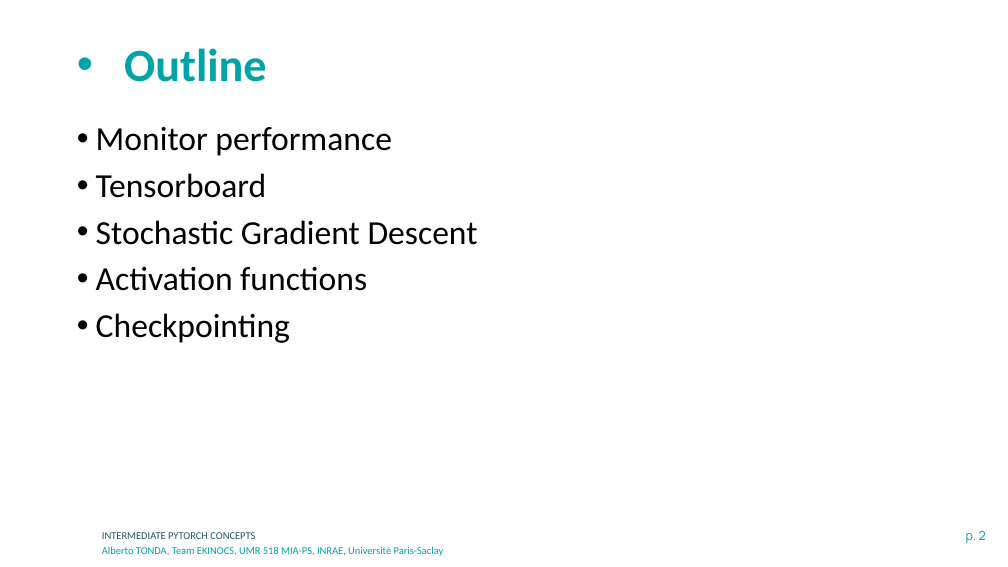
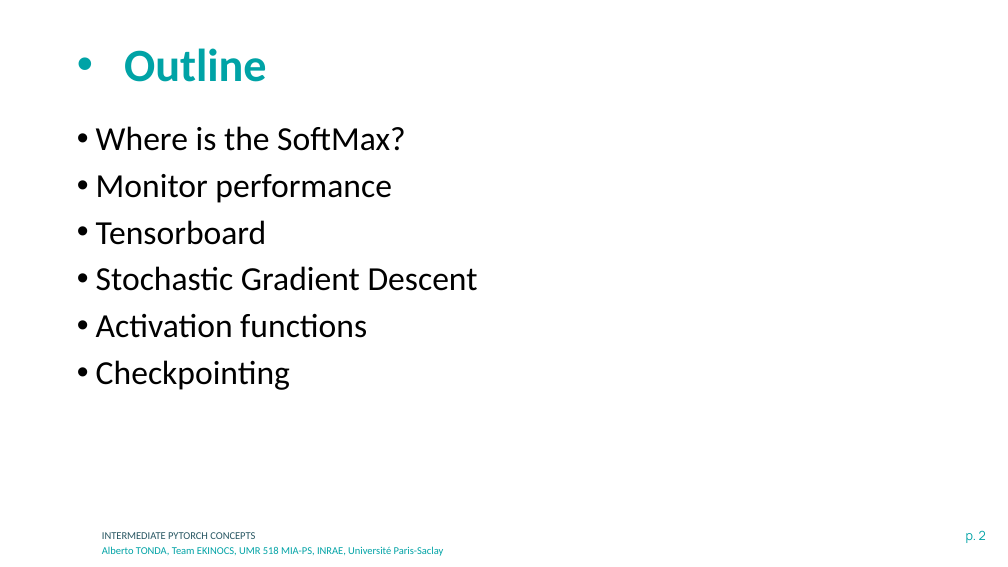
Before and after one commit to albertotonda/teaching, a slide deck: slide 2 of deep-learning-in-practice-with-pytorch/1-intermediate-pytorch.pptx. Drawn at 1008x567 pixels with LibreOffice and Linux fonts; fonts in the diff are those of the drawing; background and template pictures are left out. Boxes give left, top, right and bottom in pixels: in the first picture for what was removed or moved away, otherwise in the second. Text is boxed around its words. In the diff, an @@ line names an element or a change of style, - is before the commit and + after.

```diff
--- a/deep-learning-in-practice-with-pytorch/1-intermediate-pytorch.pptx
+++ b/deep-learning-in-practice-with-pytorch/1-intermediate-pytorch.pptx
@@ text at bbox=[96, 126, 405, 151]: paragraph added @@
+• Where is the SoftMax?
```
Also in this commit, not shown: 1 other slide changed, 4 slides added, 25 other files.
